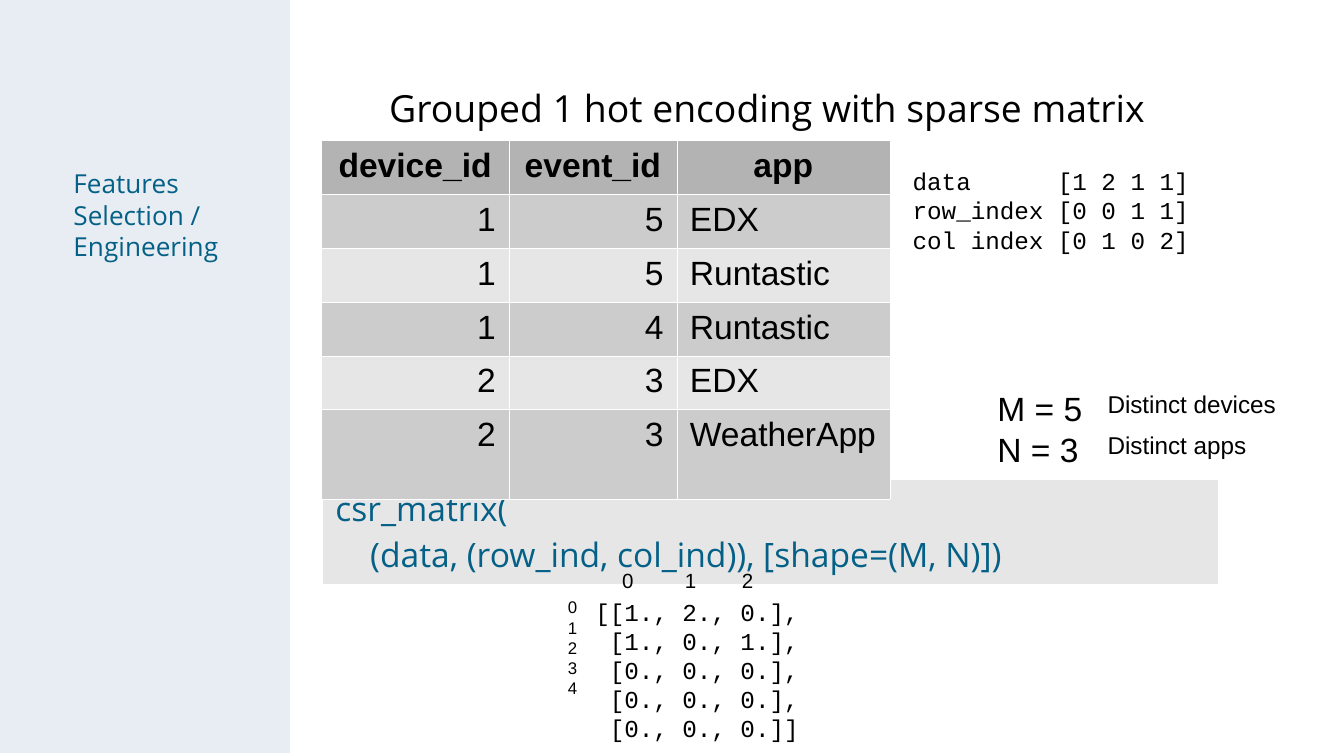
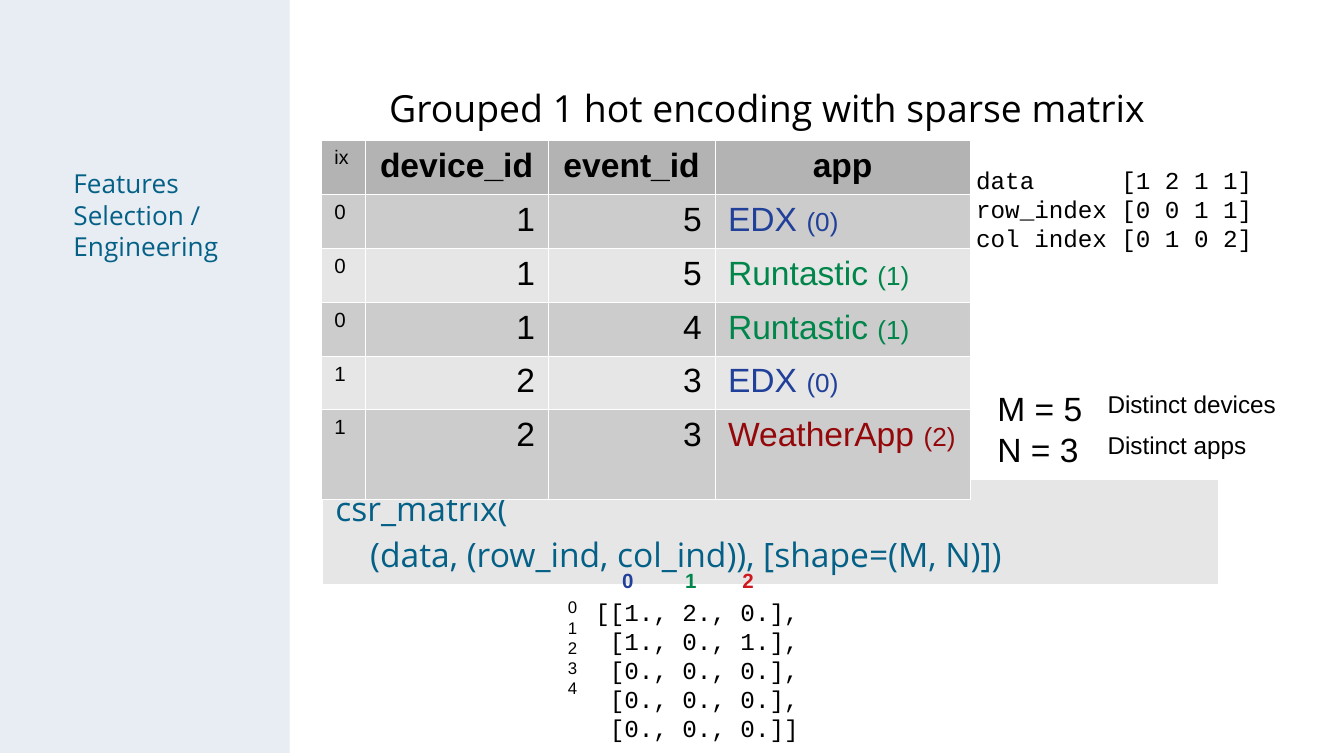
Before and after one commit to chechir/talking_data, a slide deck: slide 9 of brussels/deck_overview_detail.odp (slide 8 before the commit). Drawn at 1344x756 pixels with LibreOffice and Linux fonts; fonts in the diff are those of the drawing. Boxes give left, top, right and bottom in pixels: in the first picture for what was removed or moved away, otherwise in the second. Text is boxed around its words. In the diff, an @@ line names an element or a change of style, - is before the commit and + after.

```diff
--- a/brussels/deck_overview_detail.odp
+++ b/brussels/deck_overview_detail.odp
@@ table at <box>321,141,970,488</box> @@
+column 1: ix | 0 | 0 | 0 | 1 | 1
-column 3: app | EDX | Runtastic | Runtastic | EDX | WeatherApp
+column 4: app | EDX (0) | Runtastic (1) | Runtastic (1) | EDX (0) | WeatherApp (2)
@@ table: place and size @@
-table at <box>321,141,891,488</box>
+table at <box>321,141,970,488</box>
@@ text "data [1 2 1 1]": place and size @@
-text "data [1 2 1 1]" at <box>913,173,1189,254</box>
+text "data [1 2 1 1]" at <box>976,171,1252,252</box>
@@ text "0 1 2" at <box>622,571,753,588</box>: text colour #000000 to #21409A in "0"; text colour #000000 to #00864B in "1"; text colour #000000 to #CE181E in "2"; bold on @@
```
Also in this commit, not shown: 8 other slides changed, 2 slides added, 1 slide removed.
